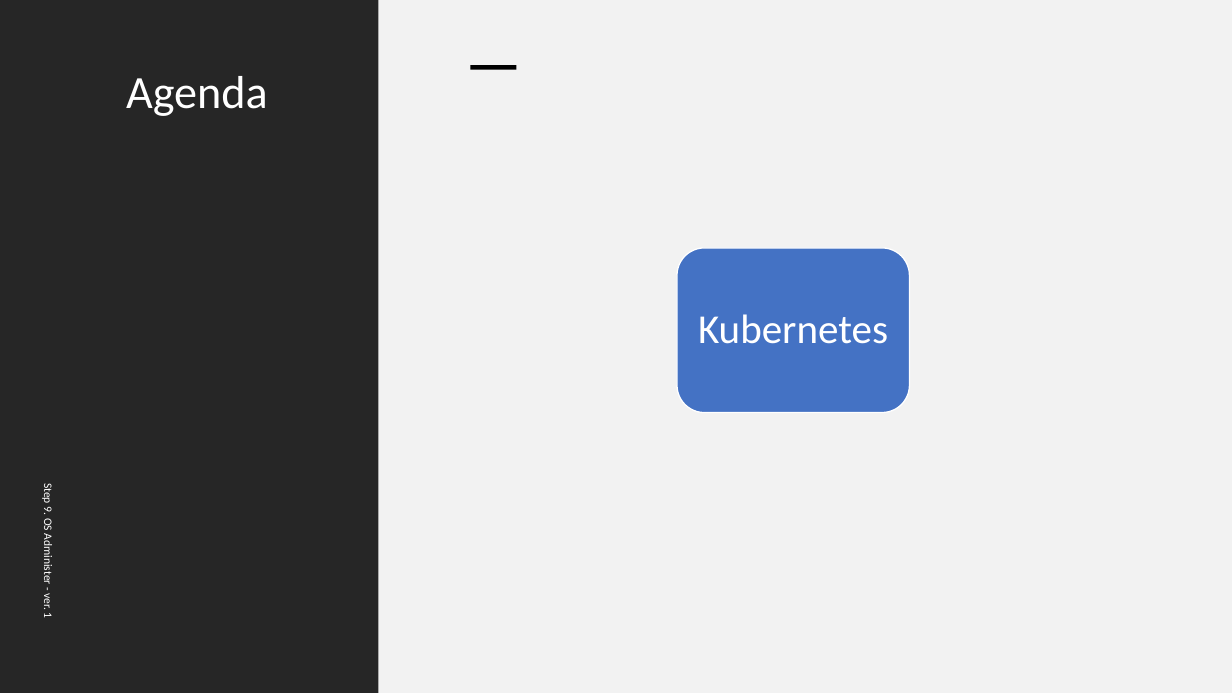
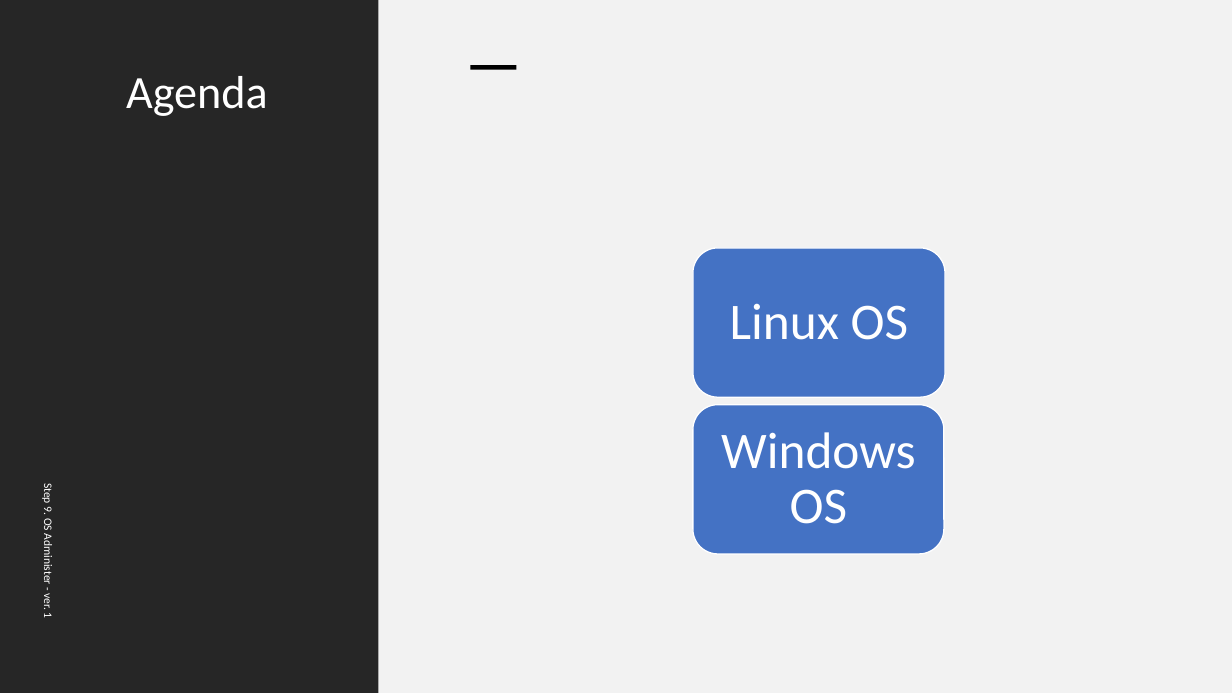
Before and after one commit to ext4dmin/DevOps-Mentorship, a slide deck: slide 2 of Step09-OS_Administer_presentation.pptx. Drawn at 1232x693 pixels with LibreOffice and Linux fonts; fonts in the diff are those of the drawing. Boxes give left, top, right and bottom in pixels: in the first picture for what was removed or moved away, otherwise in the second. Text is boxed around its words. In the diff, an @@ line names an element or a change of style, - is before the commit and + after.

Commit message:
Step 9. OS Administer
Windows OS is Done.

```diff
--- a/Step09-OS_Administer_presentation.pptx
+++ b/Step09-OS_Administer_presentation.pptx
@@ rounded rectangle: place and size @@
-rounded rectangle at [677,248,910,412]
+rounded rectangle at [693,248,945,397]
@@ text removed at [698,314,888,344] @@
-Kubernetes
@@ text added at [730,303,909,340], 40 pt, text #FFFFFF @@
+Linux OS
@@ rounded rectangle added at [693,405,945,555], fill #4472C4, outline #FFFFFF 1 pt @@
@@ text added at [721,432,915,524], 40 pt, text #FFFFFF @@
+Windows OS
```
Also in this commit, not shown: 1 other slide changed, 6 slides added, 2 other files.
